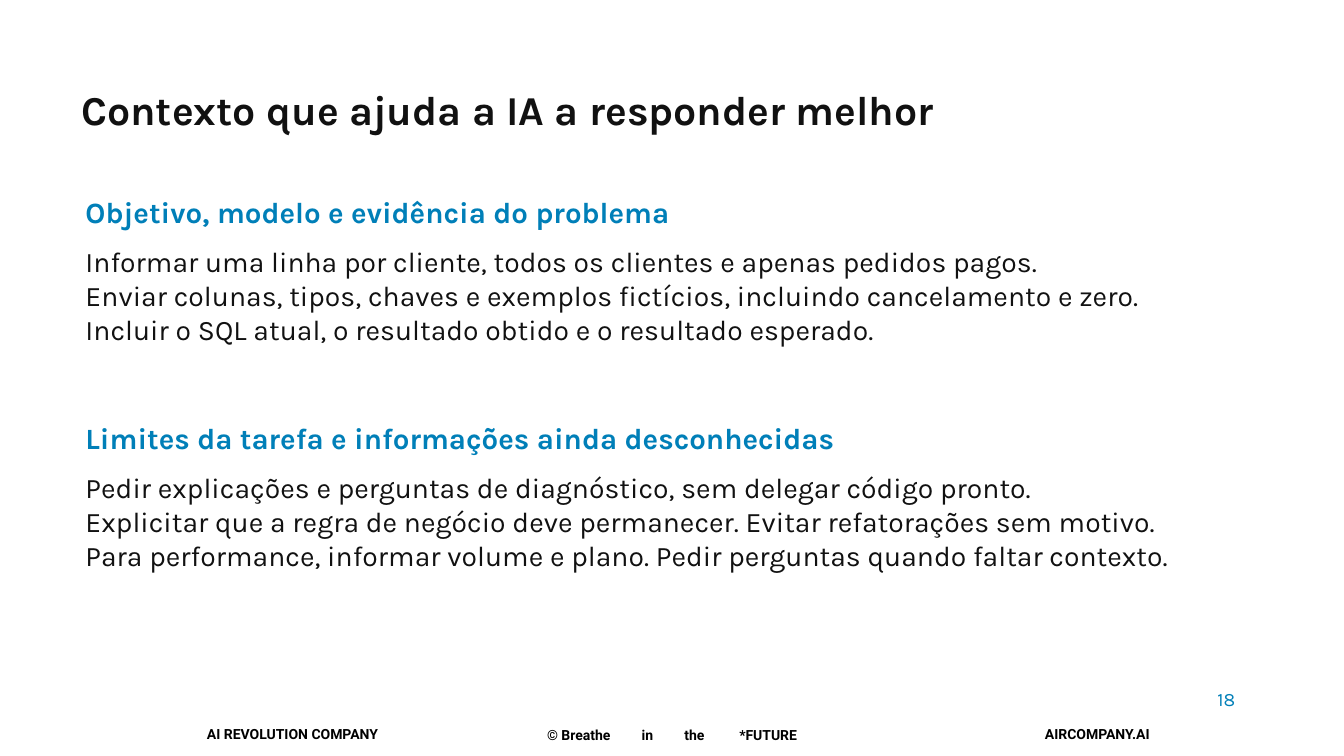
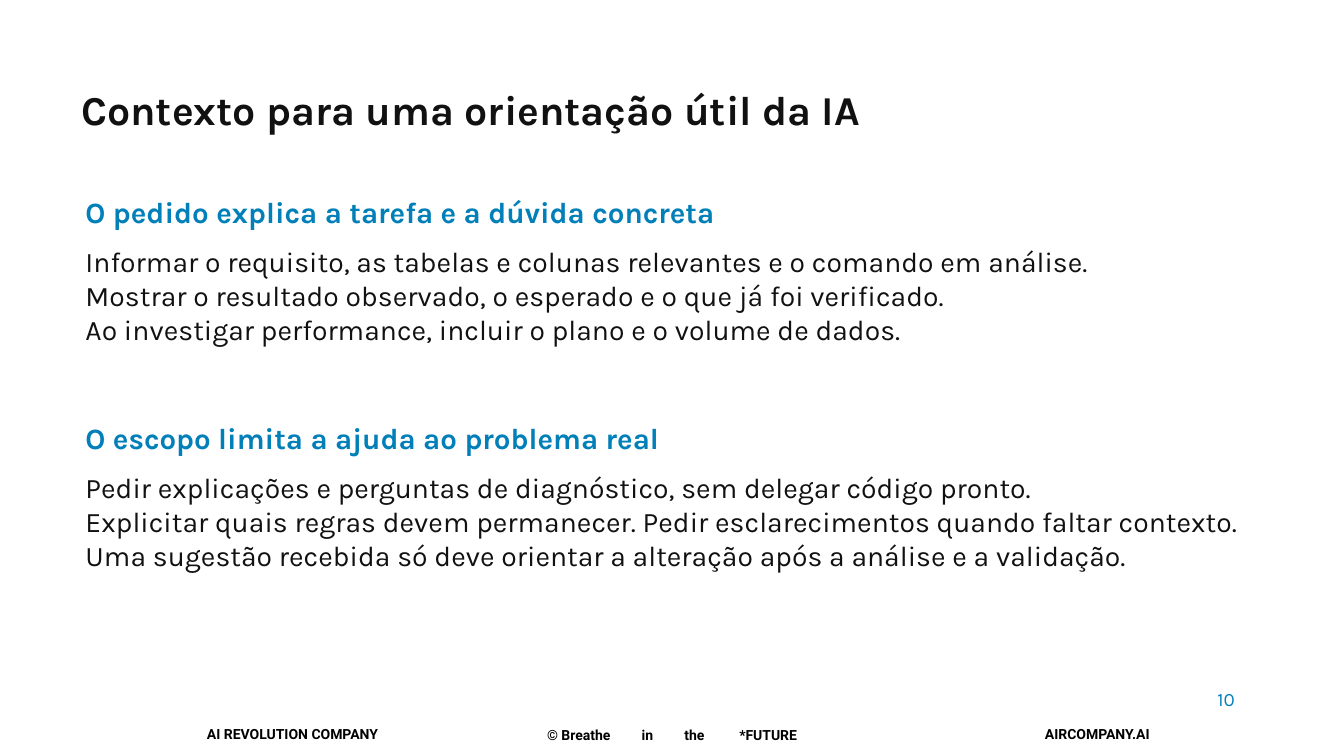
Before and after one commit to pedropalmieri/workshop4-pr-sql-ia, a slide deck: slide 10 of materiais/Workshop4-19nov2026.pptx (slide 18 before the commit). Drawn at 1344x756 pixels with LibreOffice and Linux fonts; fonts in the diff are those of the drawing; background and template pictures are left out. Boxes give left, top, right and bottom in pixels: in the first picture for what was removed or moved away, otherwise in the second. Text is boxed around its words. In the diff, an @@ line names an element or a change of style, - is before the commit and + after.

Commit message:
Explica fundamentos antes do caso e documenta consultas e decisões da automação

```diff
--- a/materiais/Workshop4-19nov2026.pptx
+++ b/materiais/Workshop4-19nov2026.pptx
@@ text at [81,92,860,135]: text changed @@
-Contexto que ajuda a IA a responder melhor
+Contexto para uma orientação útil da IA
@@ text at [85,200,714,230]: text changed @@
-Objetivo, modelo e evidência do problema
+O pedido explica a tarefa e a dúvida concreta
@@ text at [85,250,1087,347]: text changed @@
-Informar uma linha por cliente, todos os clientes e apenas pedidos pagos.
-Enviar colunas, tipos, chaves e exemplos fictícios, incluindo cancelamento e zero.
-Incluir o SQL atual, o resultado obtido e o resultado esperado.
+Informar o requisito, as tabelas e colunas relevantes e o comando em análise.
+Mostrar o resultado observado, o esperado e o que já foi verificado.
+Ao investigar performance, incluir o plano e o volume de dados.
@@ text at [85,428,659,456]: text changed @@
-Limites da tarefa e informações ainda desconhecidas
+O escopo limita a ajuda ao problema real
@@ text at [85,512,1237,573]: text changed @@
-Explicitar que a regra de negócio deve permanecer. Evitar refatorações sem motivo.
-Para performance, informar volume e plano. Pedir perguntas quando faltar contexto.
+Explicitar quais regras devem permanecer. Pedir esclarecimentos quando faltar contexto.
+Uma sugestão recebida só deve orientar a alteração após a análise e a validação.
@@ text at [1217,694,1234,706]: text changed @@
-18
+10
```
Also in this commit, not shown: 16 other slides changed, 7 slides added, 6 slides removed, 4 other files.
